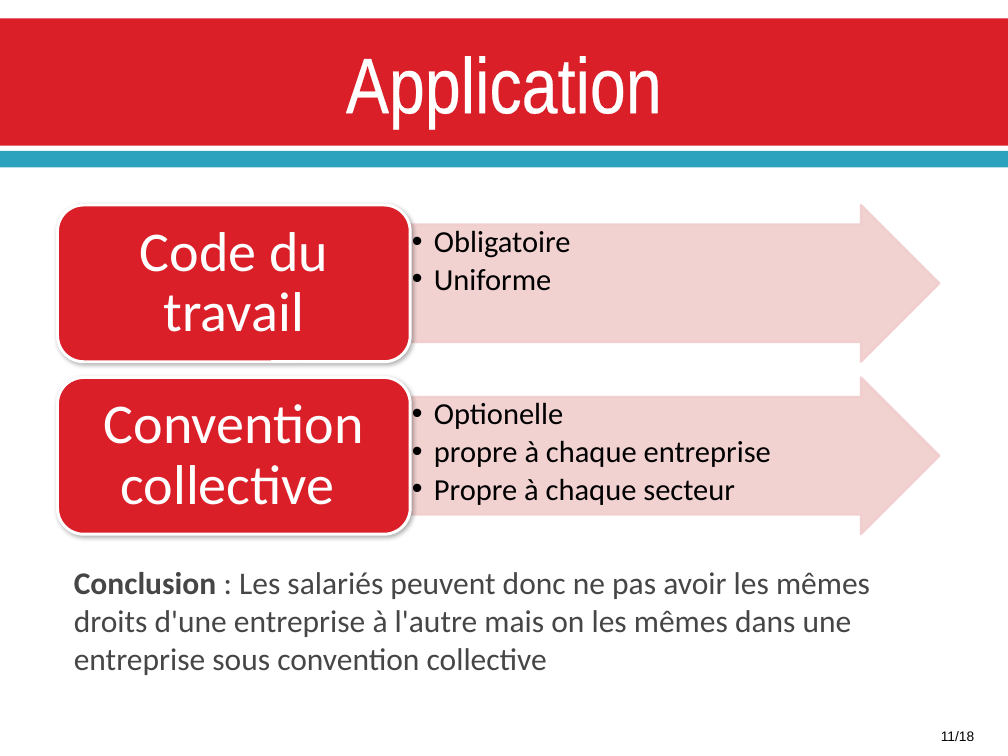
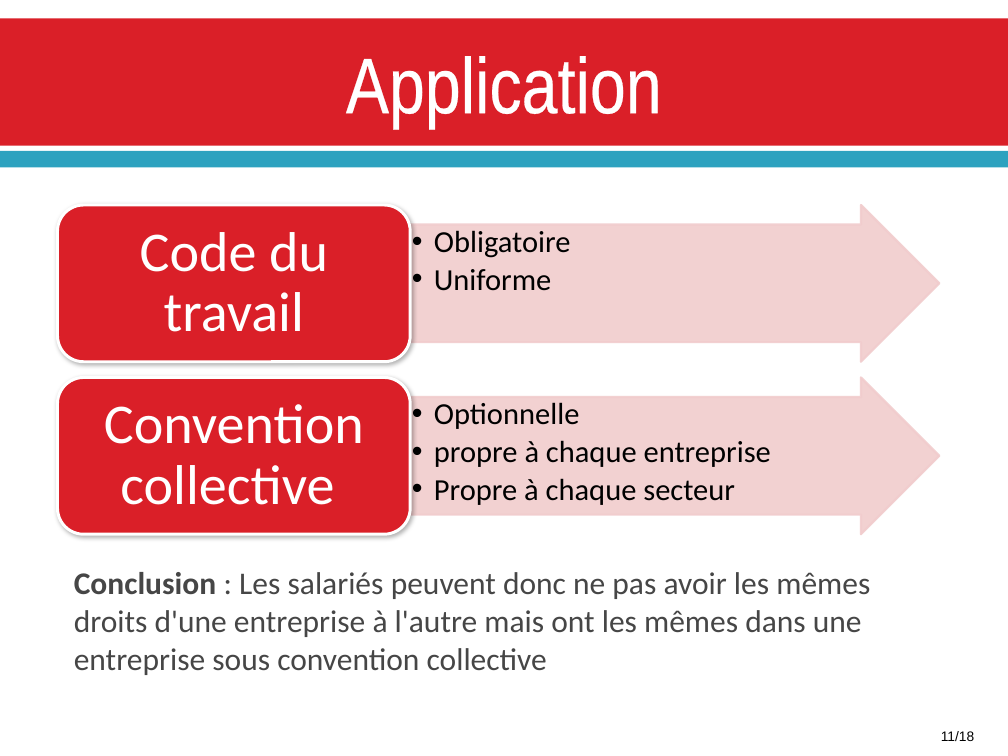
Before and after one commit to Mekiis/LP, a slide deck: slide 11 of COMMUNICATION/Convention_Collective.pptx. Drawn at 1008x756 pixels with LibreOffice and Linux fonts; fonts in the diff are those of the drawing. Boxes give left, top, right and bottom in pixels: in the first picture for what was removed or moved away, otherwise in the second. Text is boxed around its words. In the diff, an @@ line names an element or a change of style, - is before the commit and + after.

Commit message:
Add convention collective

```diff
--- a/COMMUNICATION/Convention_Collective.pptx
+++ b/COMMUNICATION/Convention_Collective.pptx
@@ text at [434,402,579,429]: text changed @@
-  •• Optionelle
+  •• Optionnelle
@@ text at [74,572,870,675]: text changed @@
-Conclusion : Les salariés peuvent donc ne pas avoir les mêmes droits d'une entreprise à l'autre mais on les mêmes dans une entreprise sous convention collective
+Conclusion : Les salariés peuvent donc ne pas avoir les mêmes droits d'une entreprise à l'autre mais ont les mêmes dans une entreprise sous convention collective
```
Also in this commit, not shown: 5 other slides changed.
